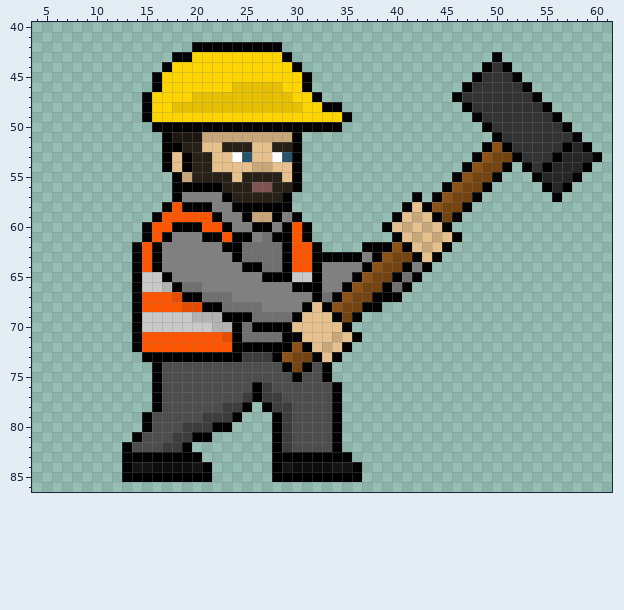
Edited in one commit: sprite sheet (Zombi Slayers/Assets/Resources/Arts/Player Characters/woods_animation_frames/woods_dynamite2.png). The picture above is the old version.
The file is 384x384 pixels, drawn in blocks of 4x4; one block is one cell here. Shown: x 4..61, y 40..86. The old version is drawn lined up with the new one.
Now the later version:
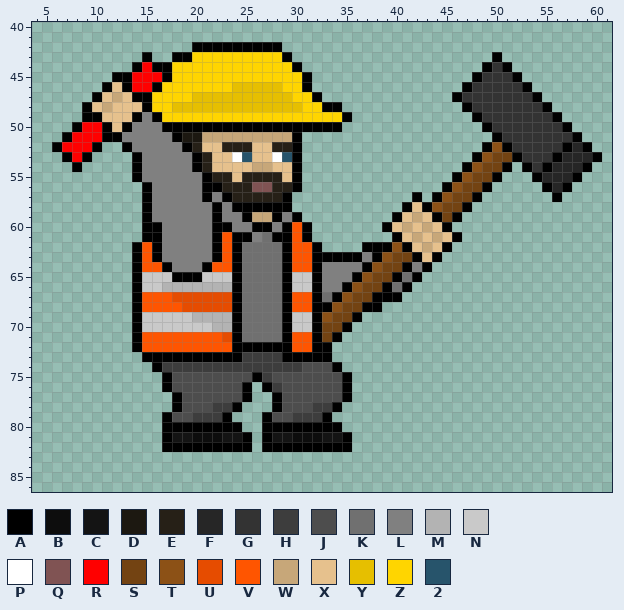
Palette (. is transparent): A #000000  B #0d0d0d  C #141414  D #1c1811  E #262017  F #262626  G #333333  H #3d3d3d  J #4d4d4d  K #707070  L #808080  M #b3b3b3  N #c9c9c9  P #ffffff  Q #805353  R #ff0000  S #734312  T #8c5116  U #e64c00  V #ff5500  W #c7a779  X #e6c18d  Y #e6bf00  Z #ffd500  2 #27546b
Diff:
whole drawing moved by +0,-10 (the old picture is shown already moved)
y 43: x 15 . -> A
y 44: x 14..16 ... -> ARA
y 45: x 12..17 ....AZ -> AARRRA
y 46: x 11..15 ..... -> AXARR
y 47: x 10..14 ..... -> AXWXA
y 48: x 9..14 ...... -> AXWXXX
y 49: x 9..16 ......AZ -> AAXXXALA
y 50: x 8..16 ........A -> ARRAXALLL
y 51: x 7..18 ..........AD -> ARRRAALLLLLA
y 52: x 6..10 ..... -> ARRRA; x 13..19 ....AAE -> ALLLLLA
y 53: x 7..9 ... -> ARA; x 14..20 ...AXAE -> ALLLLLA
y 54: x 8 . -> A; x 14..20 ...AXAE -> ALLLLLA
y 55: x 14..21 ....AWEE -> ALLLLLLA
y 56: x 15..20 ...AAA -> ALLLLL
y 57: x 15..18 ...A -> ALLL; x 21 L -> A
y 58: x 15..22 ..AVAAAL -> ALLLLLLA
y 59: x 15..21 .AVVVVV -> ALLLLLL
y 60: x 16..22 VVAAAVV -> ALLLLLA
y 61: x 16..17 VA -> AL; x 21 A -> L
y 62: x 22..23 LA -> AV
y 63: x 22..23 LL -> AV
y 64: x 16..17 AL -> VA; x 21..26 LLLLAA -> AVVAKK
y 65: x 17..28 ALLLLLLLLLAA -> NAAANNNAKKKK
y 66: x 18..31 AKKLLLLLLLLLAA -> MMMMMMAKKKKANN
y 67: x 19..31 AAKKKLLLLLLLL -> UUUUUAKKKKAVV
y 68: x 21..24 AAKK -> UUUA; x 27..32 LLLLAX -> KKAVVA
y 69: x 23 A -> M; x 25 A -> K; x 29..34 KAXXXA -> ANNATS
y 70: x 26..28 AAA -> KKK; x 30..34 XXXXX -> NNASS
y 71: x 30..36 AXXXWXA -> VVASA..
y 72: x 30..35 TAXWXA -> VVAA..
y 73: x 28..31 ATSS -> HAAA; x 33..34 XA -> A.
y 74: x 17..31 JJJJJJJJJJJJASA -> HHHHHHHHHHHHHHJ; x 33..34 A. -> JA
y 75: x 16..17 AJ -> .A; x 26..27 JJ -> AH; x 30 A -> J; x 33..35 A.. -> JJA
y 76: x 16..17 AJ -> .A; x 25..28 JAHJ -> A.AH; x 34..35 A. -> JA
y 77: x 16..18 AJJ -> ..A; x 25..28 HAHH -> A..A; x 34..35 A. -> JA
y 78: x 16..18 AJJ -> ..A; x 22 J -> H; x 24..25 HA -> A.; x 27..29 AHH -> .AJ; x 32..33 JJ -> HH
y 79: x 15..17 AJJ -> ..A; x 20 J -> H; x 23..24 HA -> A.; x 27..34 .AHJJJJA -> AJJHHHA.
y 80: x 15..21 AJJJHHH -> ..AAAAA; x 24 . -> A; x 27 . -> A; x 29..33 HJJJJ -> AAAAA
y 81: x 14..25 AJJJHHAA.... -> ...ACCBBBCCA; x 27..35 .AHJJJJA. -> ACCBBBCCA
y 82: x 13..18 AJJJHH -> ....AA; x 20..25 ...... -> AAAAAA; x 27 . -> A; x 29..33 HJJJJ -> AAAAA; x 35 . -> A
y 83: x 13..20 AAAAAAAA -> ........; x 28..35 AAAAAAAA -> ........
y 84: x 13..21 ACCBBBBCA -> .........; x 28..36 ACBBBBCCA -> .........
y 85: x 13..21 AAAAAAAAA -> .........; x 28..36 AAAAAAAAA -> .........
